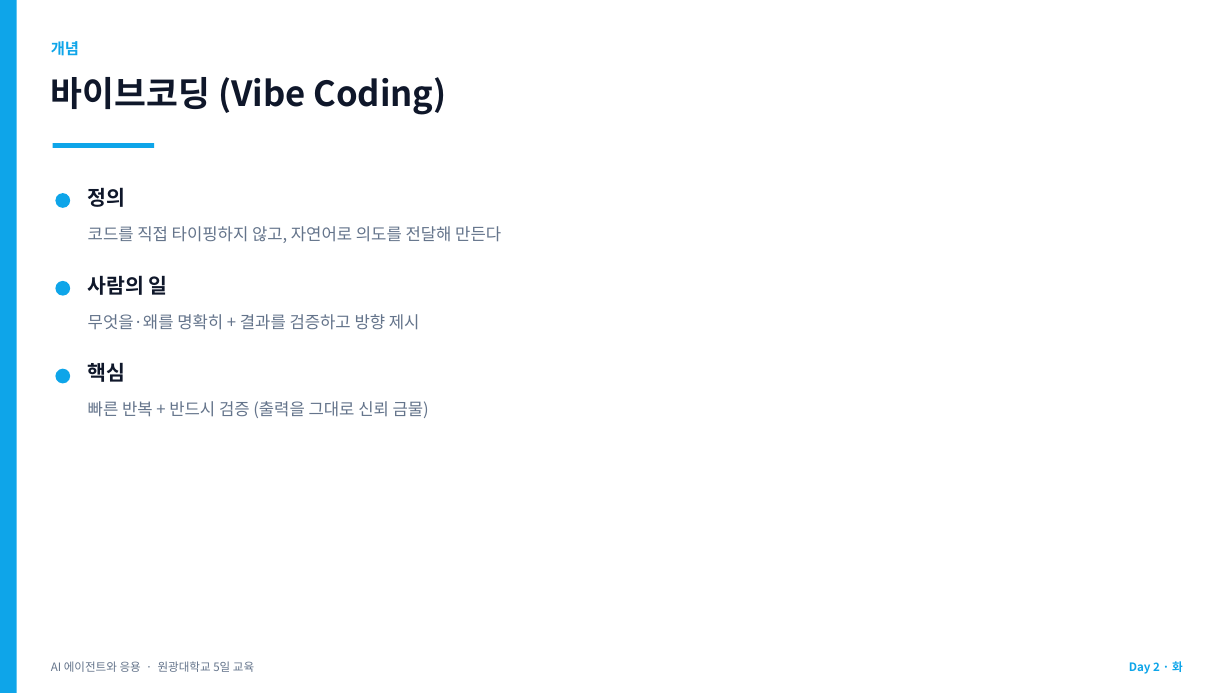
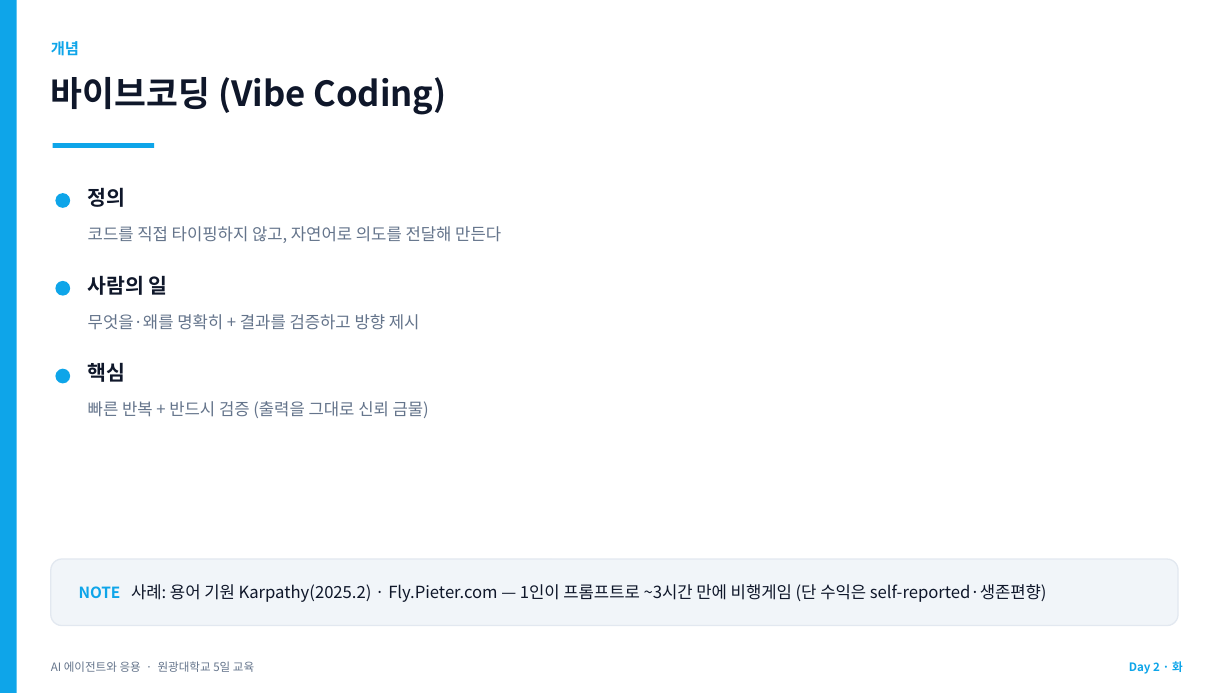
Before and after one commit to jyshin-22/wku-ai-agent-program, a slide deck: slide 13 of slides/day2.pptx. Drawn at 1232x693 pixels with LibreOffice and Linux fonts; fonts in the diff are those of the drawing. Boxes give left, top, right and bottom in pixels: in the first picture for what was removed or moved away, otherwise in the second. Text is boxed around its words. In the diff, an @@ line names an element or a change of style, - is before the commit and + after.

```diff
--- a/slides/day2.pptx
+++ b/slides/day2.pptx
@@ rounded rectangle added at bbox=[51, 559, 1178, 626], fill #F1F5F9, outline #E2E8F0 1 pt @@
@@ text added at bbox=[79, 584, 1047, 602], 13 pt, text #0F172A @@
+NOTE 사례: 용어 기원 Karpathy(2025.2) · Fly.Pieter.com — 1인이 프롬프트로 ~3시간 만에 비행게임 (단 수익은 self-reported·생존편향)
```
Also in this commit, not shown: 6 other slides changed, 1 slide added, 10 other files.
